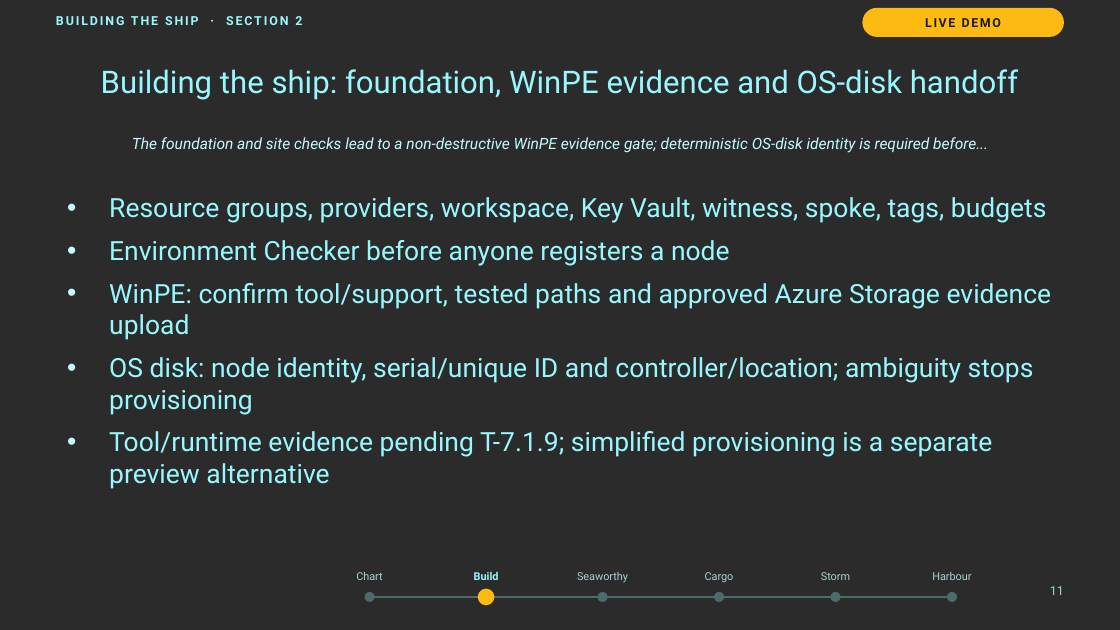
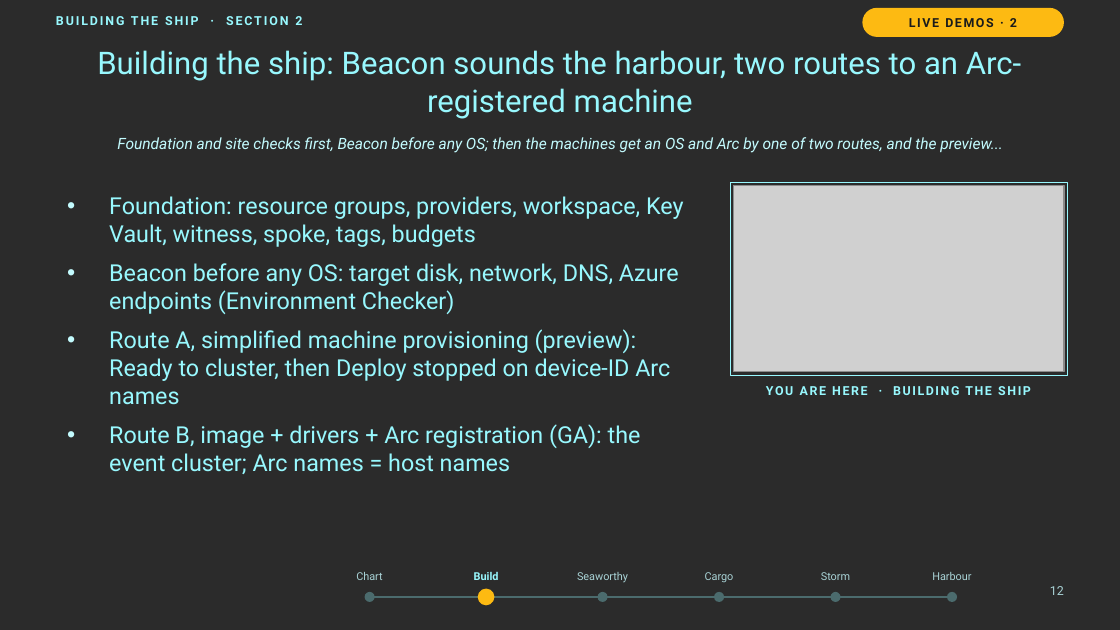
Before and after one commit to thisismydemo/nic2026_azl, a slide deck: slide 12 of presentation/Azure_Local_Discovery_to_Day2_NIC2026.pptx (slide 11 before the commit). Drawn at 1120x630 pixels with LibreOffice and Linux fonts; fonts in the diff are those of the drawing; grey boxes stand for pictures; background and template pictures are left out; a plain dark background stands for a picture behind light text. Boxes give left, top, right and bottom in pixels: in the first picture for what was removed or moved away, otherwise in the second. Text is boxed around its words. In the diff, an @@ line names an element or a change of style, - is before the commit and + after.

```diff
--- a/presentation/Azure_Local_Discovery_to_Day2_NIC2026.pptx
+++ b/presentation/Azure_Local_Discovery_to_Day2_NIC2026.pptx
@@ text in rounded rectangle at (x1=909, y1=18, x2=1017, y2=27): text changed @@
-LIVE DEMO
+LIVE DEMOS · 2
@@ title at (x1=97, y1=50, x2=1021, y2=119): text changed @@
-Building the ship: foundation, WinPE evidence and OS-disk handoff
+Building the ship: Beacon sounds the harbour, two routes to an Arc-registered machine
@@ text at (x1=117, y1=137, x2=1002, y2=153): text changed @@
-The foundation and site checks lead to a non-destructive WinPE evidence gate; deterministic OS-disk identity is required before...
+Foundation and site checks first, Beacon before any OS; then the machines get an OS and Arc by one of two routes, and the preview...
@@ text removed at (x1=109, y1=197, x2=1052, y2=489) @@
-• Resource groups, providers, workspace, Key Vault, witness, spoke, tags, budgets
-• Environment Checker before anyone registers a node
-• WinPE: confirm tool/support, tested paths and approved Azure Storage evidence upload
-• OS disk: node identity, serial/unique ID and controller/location; ambiguity stops provisioning
-• Tool/runtime evidence pending T-7.1.9; simplified provisioning is a separate preview alternative
@@ text added at (x1=109, y1=196, x2=684, y2=474), 15 pt, text #98F8FE @@
+• Foundation: resource groups, providers, workspace, Key Vault, witness, spoke, tags, budgets
+• Beacon before any OS: target disk, network, DNS, Azure endpoints (Environment Checker)
+• Route A, simplified machine provisioning (preview): Ready to cluster, then Deploy stopped on device-ID Arc names
+• Route B, image + drivers + Arc registration (GA): the event cluster; Arc names = host names
@@ rectangle added at (x1=730, y1=183, x2=1067, y2=375), outline #98F8FE 0.75 pt @@
@@ picture added at (x1=734, y1=186, x2=1064, y2=372) @@
@@ text added at (x1=766, y1=386, x2=1031, y2=395), 8 pt, text #98F8FE, bold @@
+YOU ARE HERE · BUILDING THE SHIP
@@ text at (x1=1050, y1=586, x2=1064, y2=595): text changed @@
-11
+12
```
Also in this commit, not shown: 20 other slides changed, 1 slide added, 1 slide removed, 1 other file.
